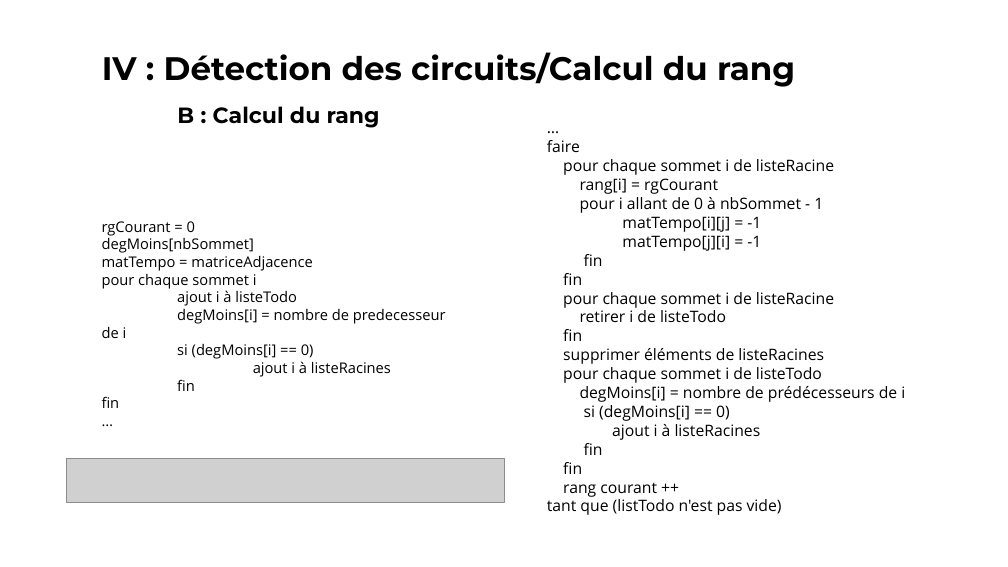
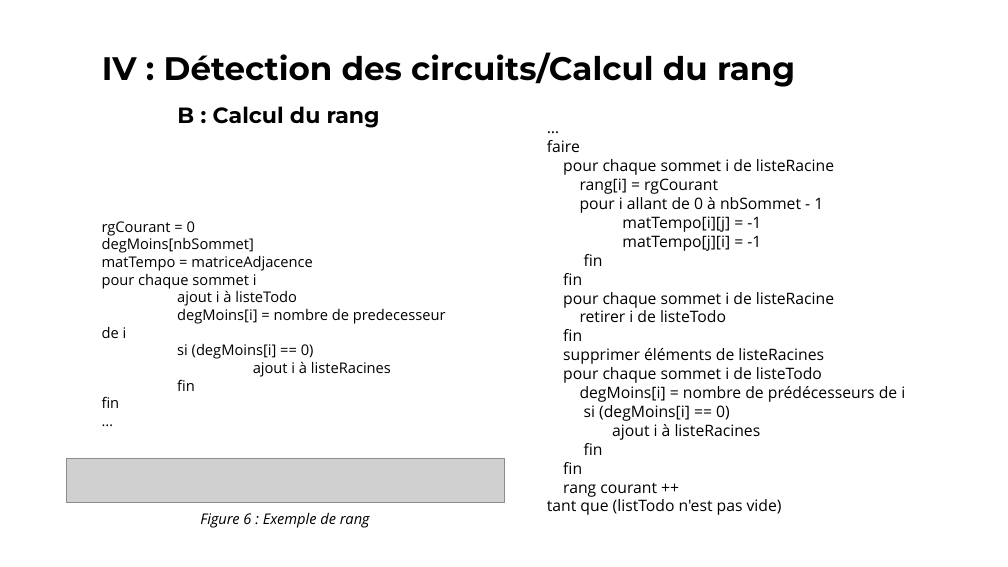
Before and after one commit to vincentdbs/ProjetTheorieDesGraphes, a slide deck: slide 9 of A4_Presentation.pptx. Drawn at 1008x567 pixels with LibreOffice and Linux fonts; fonts in the diff are those of the drawing; grey boxes stand for pictures. Boxes give left, top, right and bottom in pixels: in the first picture for what was removed or moved away, otherwise in the second. Text is boxed around its words. In the diff, an @@ line names an element or a change of style, - is before the commit and + after.

```diff
--- a/A4_Presentation.pptx
+++ b/A4_Presentation.pptx
@@ text added at (200,512,370,528), 28 pt, text #000000, italic @@
+Figure 6 : Exemple de rang
```
Also in this commit, not shown: 7 other slides changed, 2 slides removed, 2 other files.
